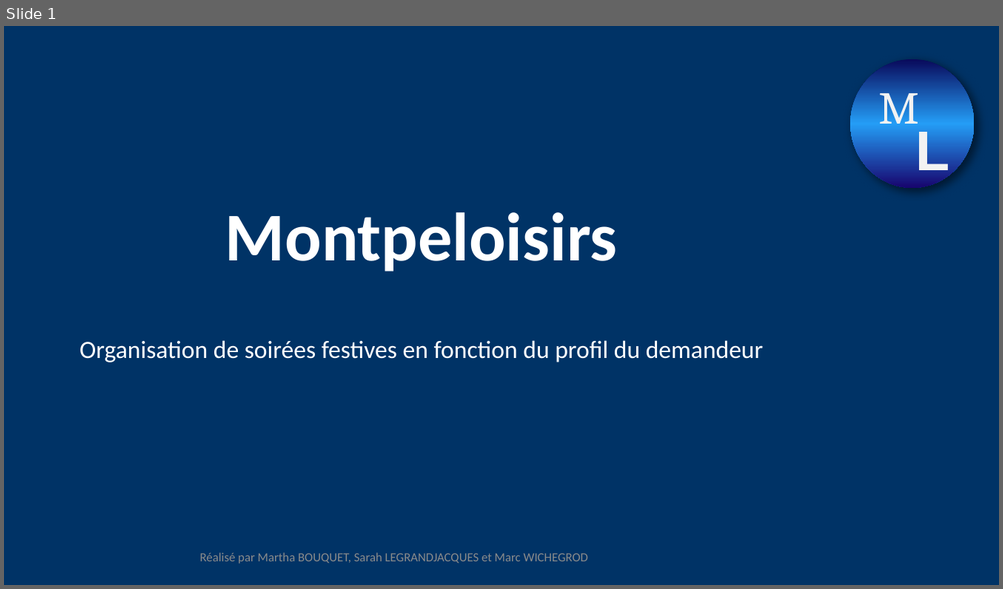
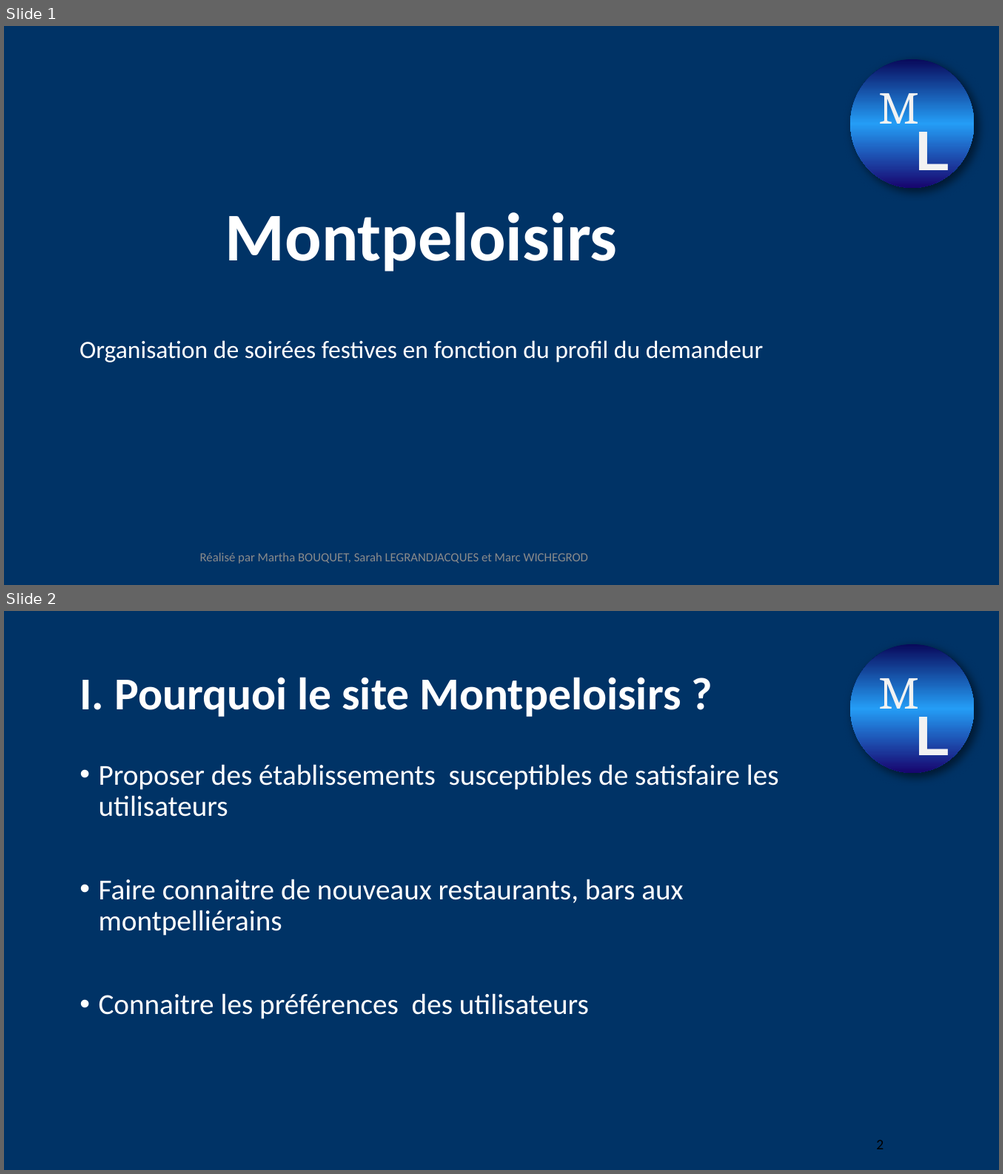
Before and after one commit to marc-wichegrod/montpeloisirs, a slide deck: Nouveau Présentation Microsoft PowerPoint.pptx. Shown one above the other, each under a label of ours: slide 1 before the commit, slides 1 and 2 after it. The pictures are 1003x589 and 1003x1174 pixels, drawn with LibreOffice and Linux fonts; fonts in the diff are those of the drawing; background and template pictures are left out. Boxes give left, top, right and bottom in pixels: in the first picture for what was removed or moved away, otherwise in the second. Text is boxed around its words. In the diff, an @@ line names an element or a change of style, - is before the commit and + after.

```diff
--- a/Nouveau Présentation Microsoft PowerPoint.pptx
+++ b/Nouveau Présentation Microsoft PowerPoint.pptx
@@ slide 2 added at [4, 611, 999, 1170], background #003366; not listed: 3 template elements that a slide beside it also shows @@
@@ title added at [79, 677, 681, 717], 44 pt, text #FFFFFF, bold @@
+I. Pourquoi le site Montpeloisirs ?
@@ text added at [99, 764, 779, 1019], 28 pt, text #FFFFFF @@
+• Proposer des établissements susceptibles de satisfaire les utilisateurs
+• Faire connaitre de nouveaux restaurants, bars aux montpelliérains
+• Connaitre les préférences des utilisateurs
@@ page number added at [876, 1140, 883, 1150], 14 pt, text #000000 @@
+2
```
Also in this commit, not shown: 6 other slides added, 4 slides removed.
